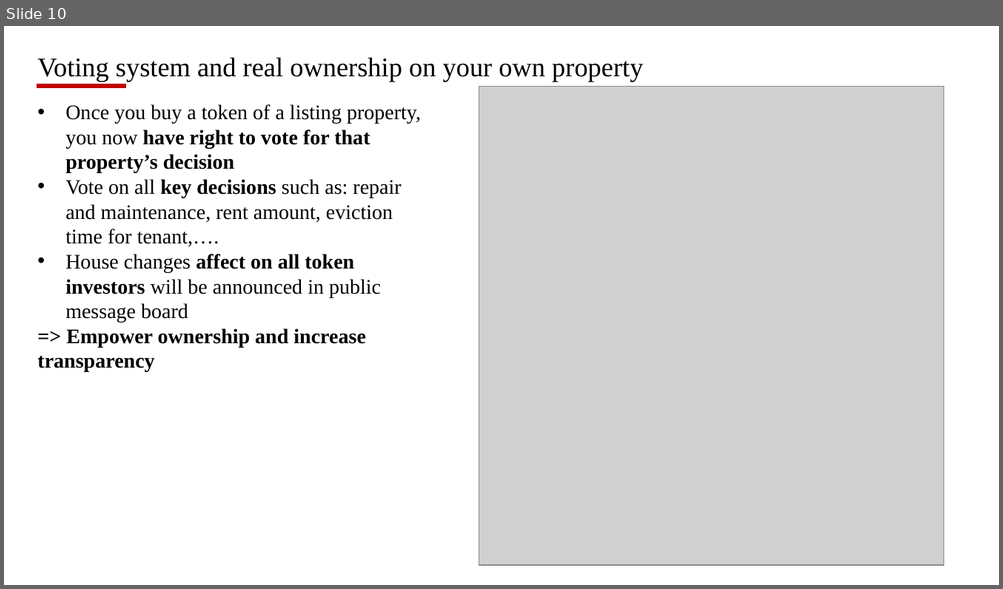
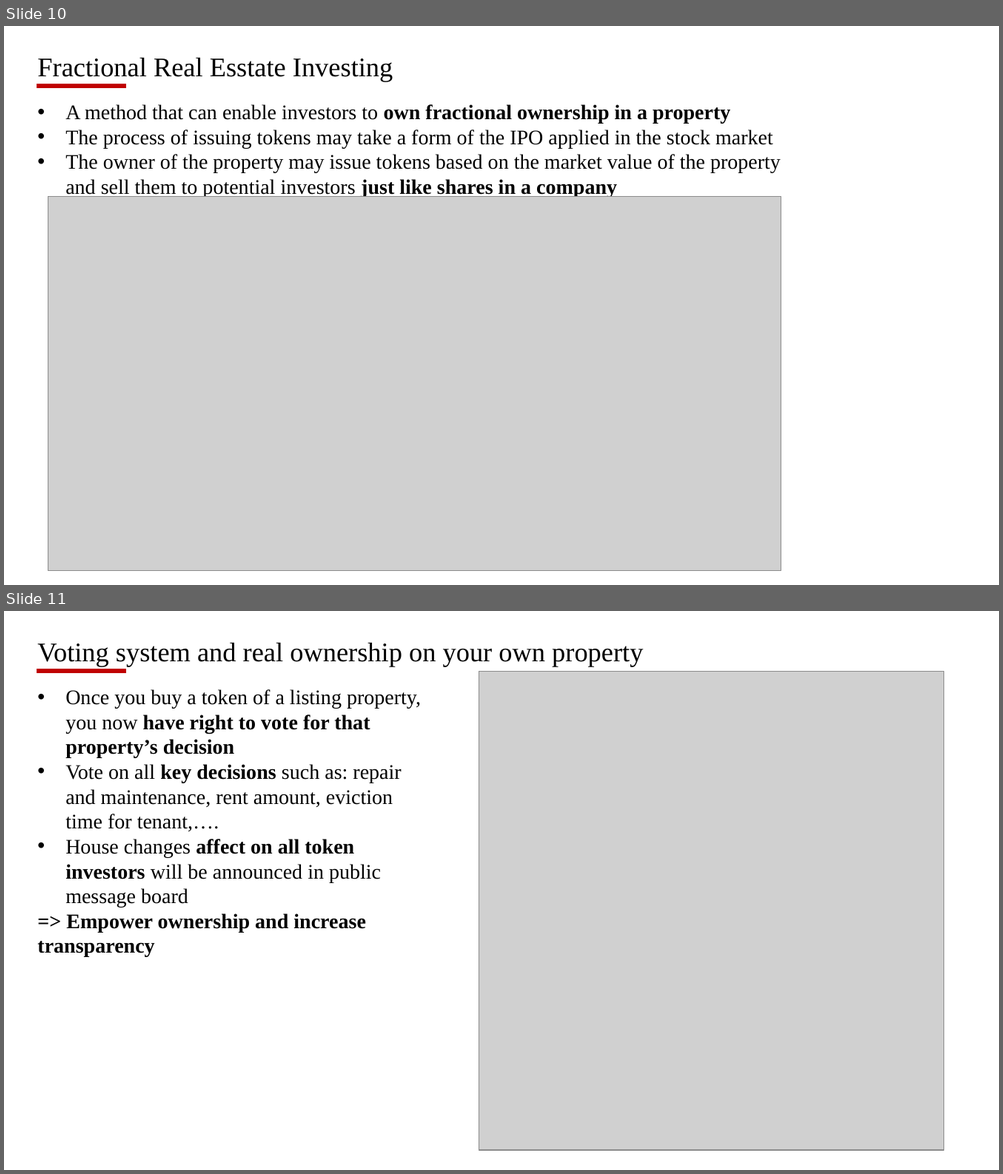
Before and after one commit to VinhQuocTran/Microservice-FinalTerm, a slide deck: final_project_proposal_presentation.pptx. Shown one above the other, each under a label of ours: slide 10 before the commit, slides 10 and 11 after it. The pictures are 1003x589 and 1003x1174 pixels, drawn with LibreOffice and Linux fonts; fonts in the diff are those of the drawing; grey boxes stand for pictures. Boxes give left, top, right and bottom in pixels: in the first picture for what was removed or moved away, otherwise in the second. Text is boxed around its words. In the diff, an @@ line names an element or a change of style, - is before the commit and + after.

```diff
--- a/final_project_proposal_presentation.pptx
+++ b/final_project_proposal_presentation.pptx
@@ slide 10 added at [4, 26, 999, 585], background #FFFFFF @@
@@ text added at [37, 57, 392, 82], 26 pt, text #000000 @@
+Fractional Real Esstate Investing
@@ line added from (37, 87) to (126, 87), #C00000 4.5 pt @@
@@ text added at [65, 104, 780, 198], 20 pt, text #000000 @@
+• A method that can enable investors to own fractional ownership in a property
+• The process of issuing tokens may take a form of the IPO applied in the stock market
+• The owner of the property may issue tokens based on the market value of the property and sell them to potential investors just like shares in a company
@@ picture added at [48, 196, 781, 571] @@
@@ what was slide 10 is now slide 11 @@
```
Also in this commit, not shown: 1 other file.
